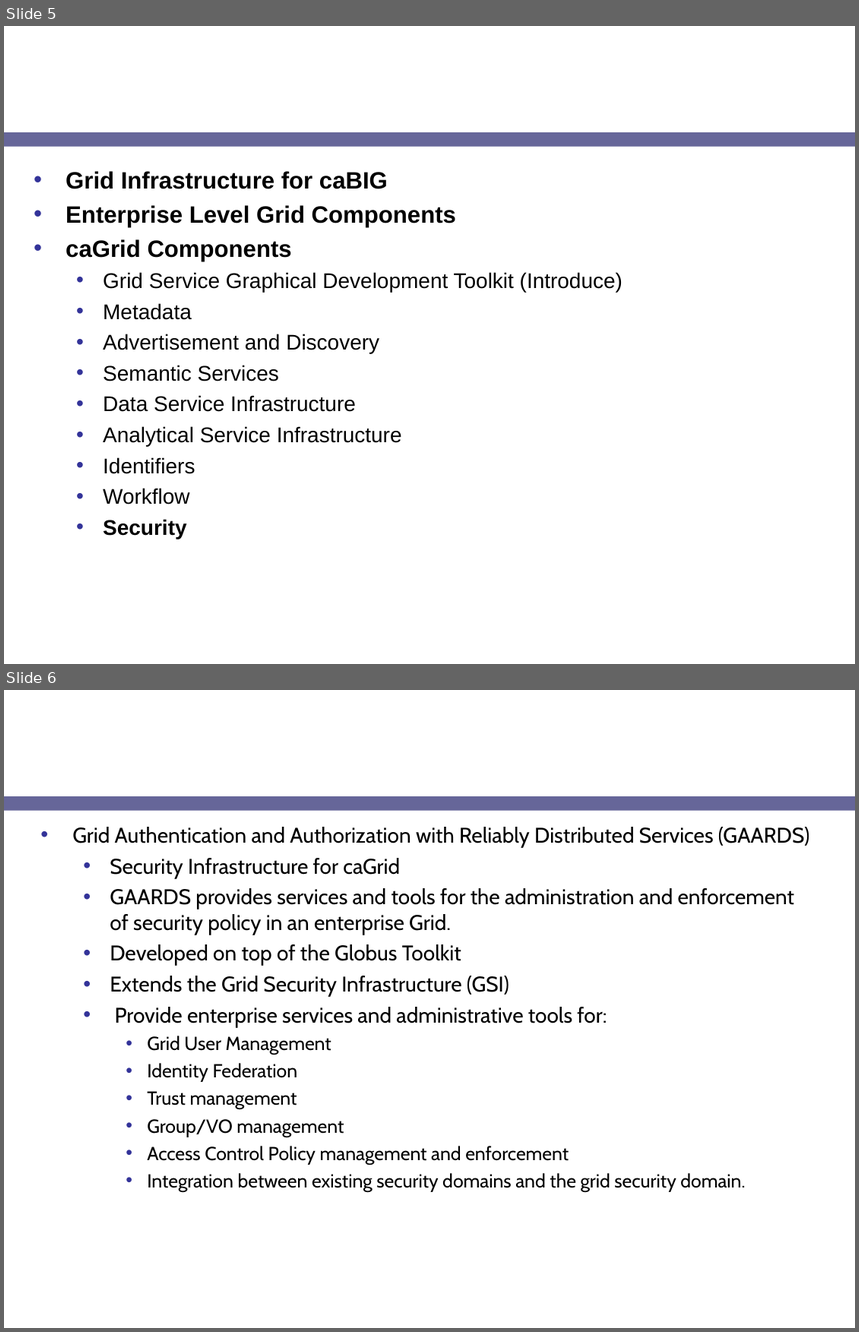
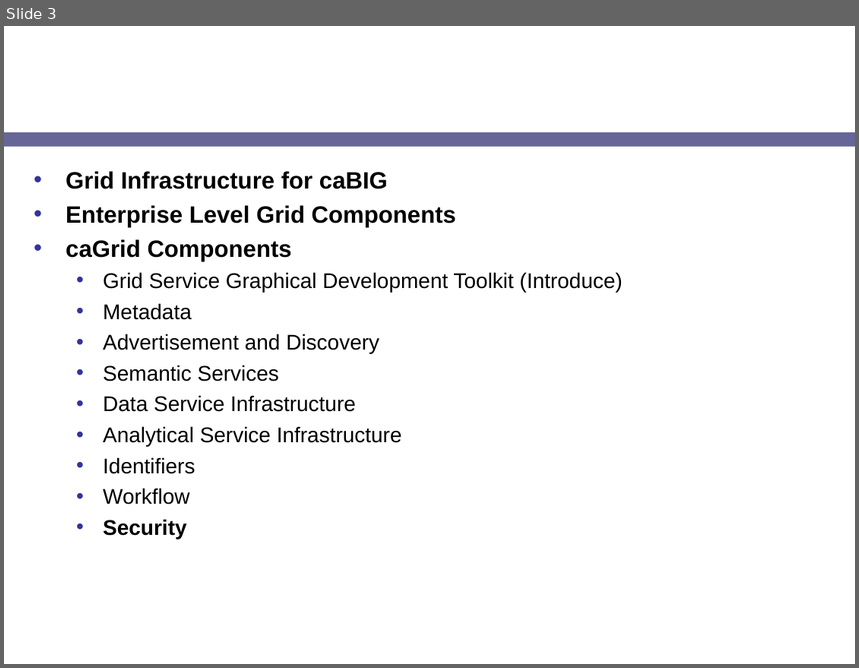
Before and after one commit to NCIP/cagrid-portal, a slide deck: cagrid-1-0/Documentation/presentations/security/gts/gts-pki-2007.ppt. Shown one above the other, each under a label of ours: slides 5 and 6 before the commit, slide 3 after it. The pictures are 859x1332 and 859x668 pixels, drawn with LibreOffice and Linux fonts; fonts in the diff are those of the drawing; background and template pictures are left out. Boxes give left, top, right and bottom in pixels: in the first picture for what was removed or moved away, otherwise in the second. Text is boxed around its words. In the diff, an @@ line names an element or a change of style, - is before the commit and + after.

```diff
--- a/cagrid-1-0/Documentation/presentations/security/gts/gts-pki-2007.ppt
+++ b/cagrid-1-0/Documentation/presentations/security/gts/gts-pki-2007.ppt
@@ slide 6 removed at (4,690,855,1328), background picture (left out); not listed: 1 template element that a slide beside it also shows @@
@@ title removed at (32,690,671,790) @@
-GAARDS Overview
@@ text removed at (72,827,810,1192) @@
-• Grid Authentication and Authorization with Reliably Distributed Services (GAARDS)
-  • Security Infrastructure for caGrid
-  • GAARDS provides services and tools for the administration and enforcement of security policy in an enterprise Grid.
-  • Developed on top of the Globus Toolkit
-  • Extends the Grid Security Infrastructure (GSI)
-  • Provide enterprise services and administrative tools for:
-    • Grid User Management
-    • Identity Federation
-    • Trust management
-    • Group/VO management
-    • Access Control Policy management and enforcement
-    • Integration between existing security domains and the grid security domain.
@@ what was slide 5 is now slide 3 @@
```
Also in this commit, not shown: 3 slides changed, 2 other slides removed, 2 other files.
